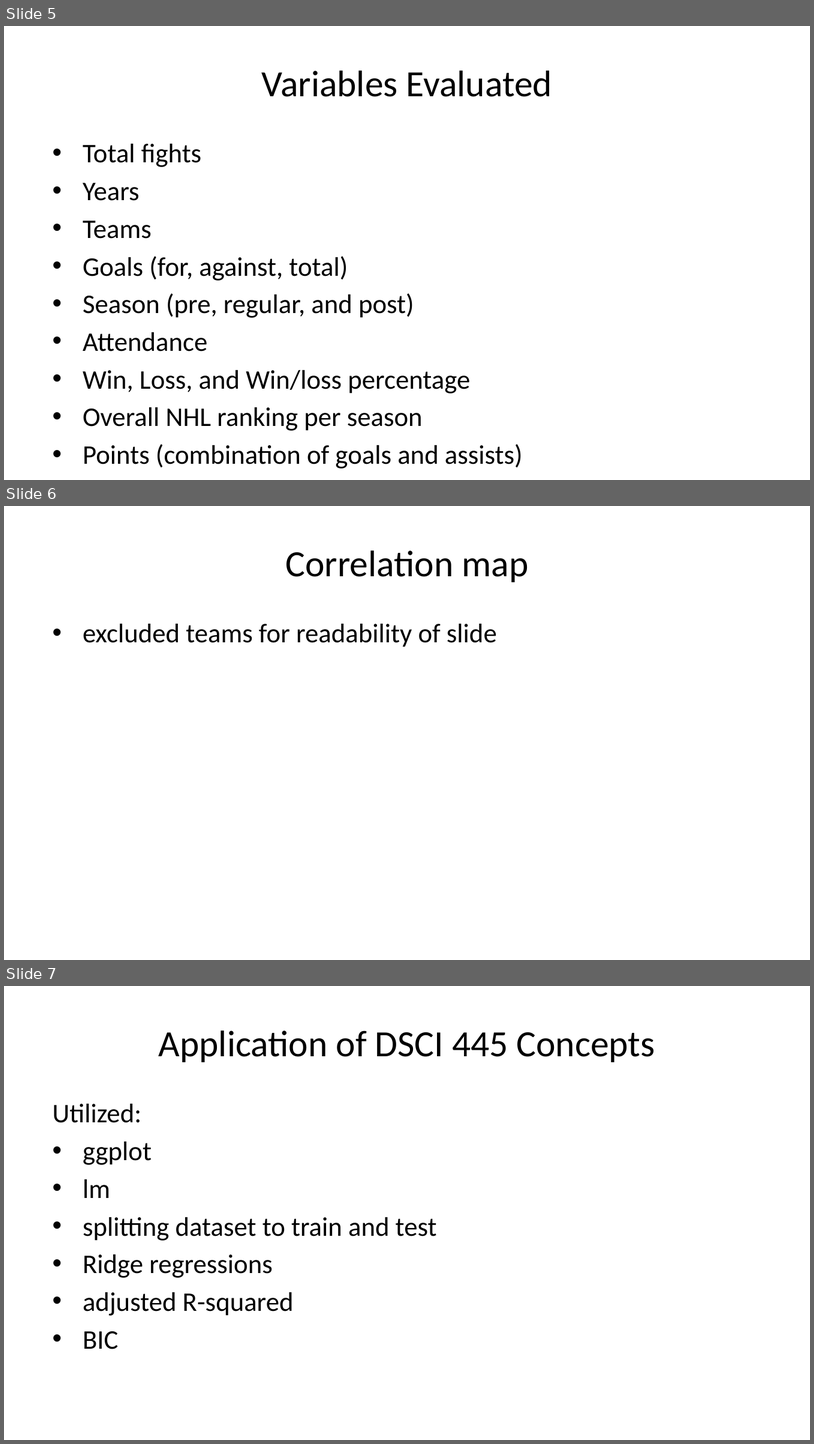
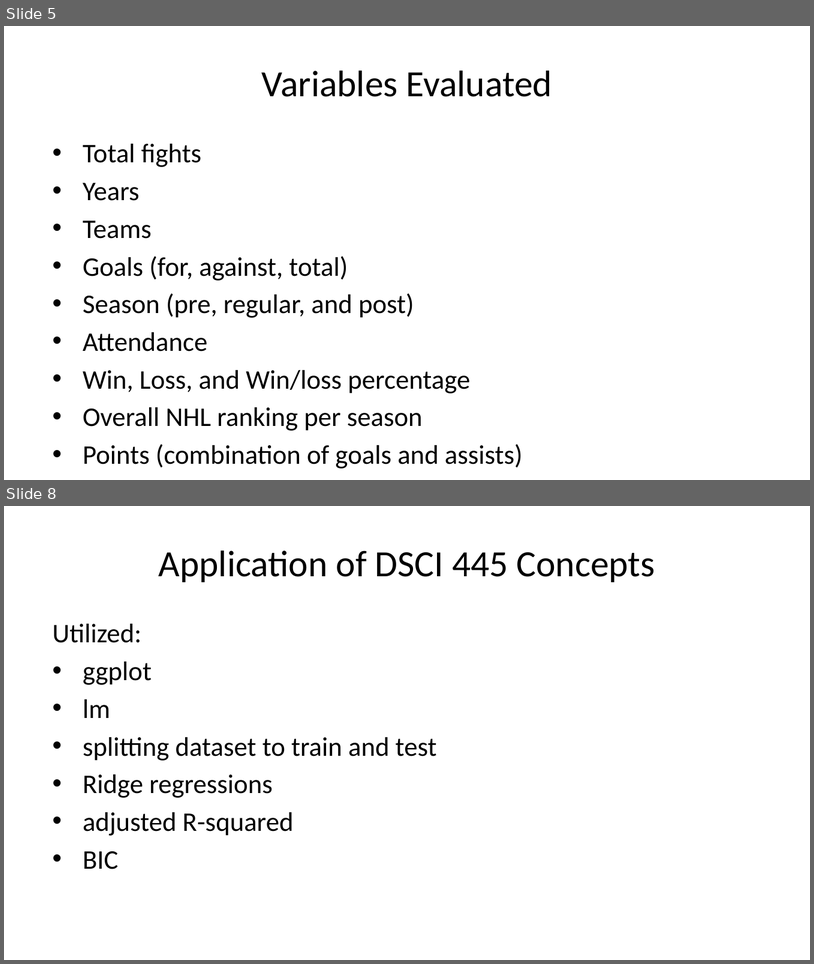
Before and after one commit to jason-nero/project-1, a slide deck: TermProject_Presentationv3.pptx. Shown one above the other, each under a label of ours: slides 5, 6 and 7 before the commit, slides 5 and 8 after it; the slides between them are not shown. The pictures are 814x1444 and 814x964 pixels, drawn with LibreOffice and Linux fonts; fonts in the diff are those of the drawing. Boxes give left, top, right and bottom in pixels: in the first picture for what was removed or moved away, otherwise in the second. Text is boxed around its words. In the diff, an @@ line names an element or a change of style, - is before the commit and + after.

```diff
--- a/TermProject_Presentationv3.pptx
+++ b/TermProject_Presentationv3.pptx
@@ slide 6 removed at [4, 506, 810, 960], background #FFFFFF @@
@@ title removed at [285, 550, 528, 582] @@
-Correlation map
@@ text removed at [83, 624, 497, 647] @@
-• excluded teams for readability of slide
@@ what was slide 7 is now slide 8 @@
```
Also in this commit, not shown: 3 slides changed, 3 slides added, 1 other slide removed, 1 other file.
